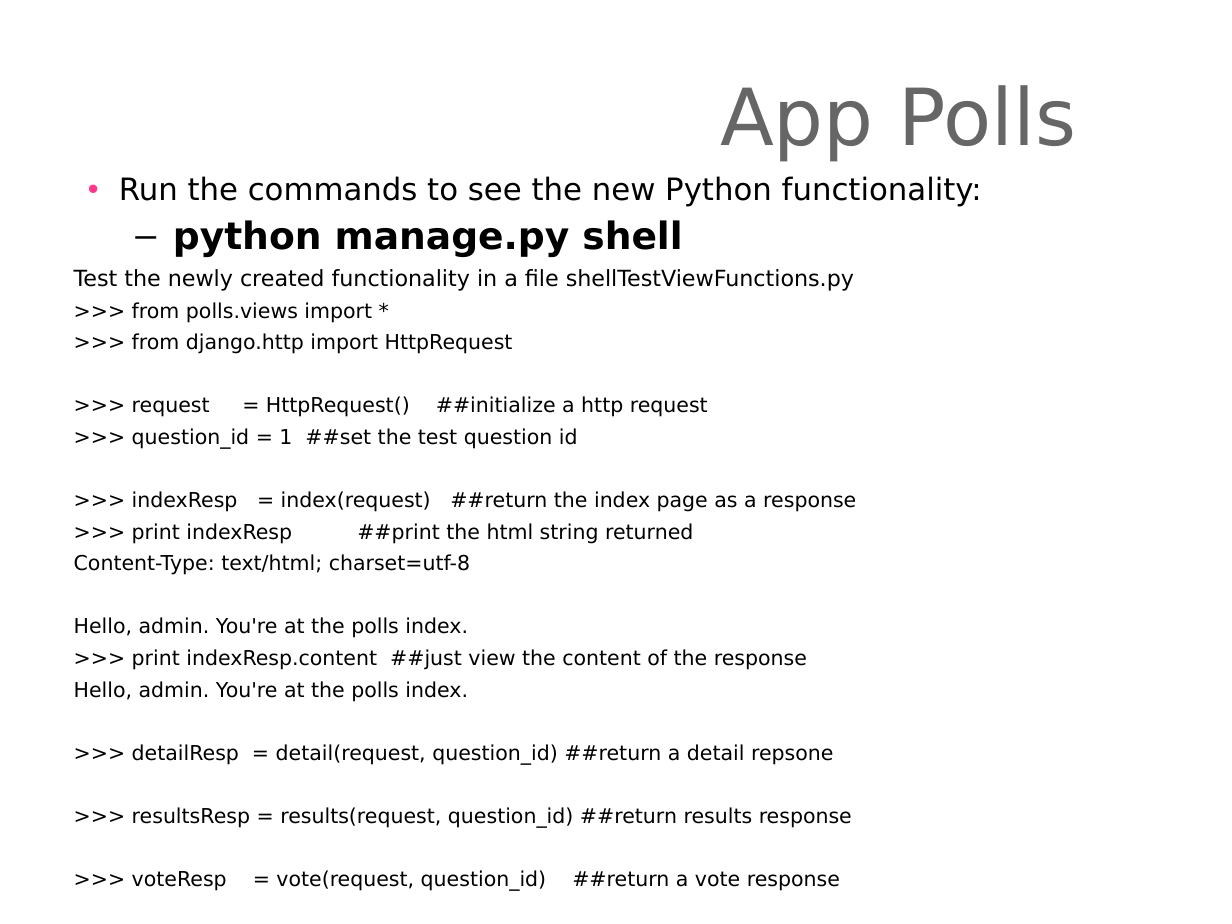
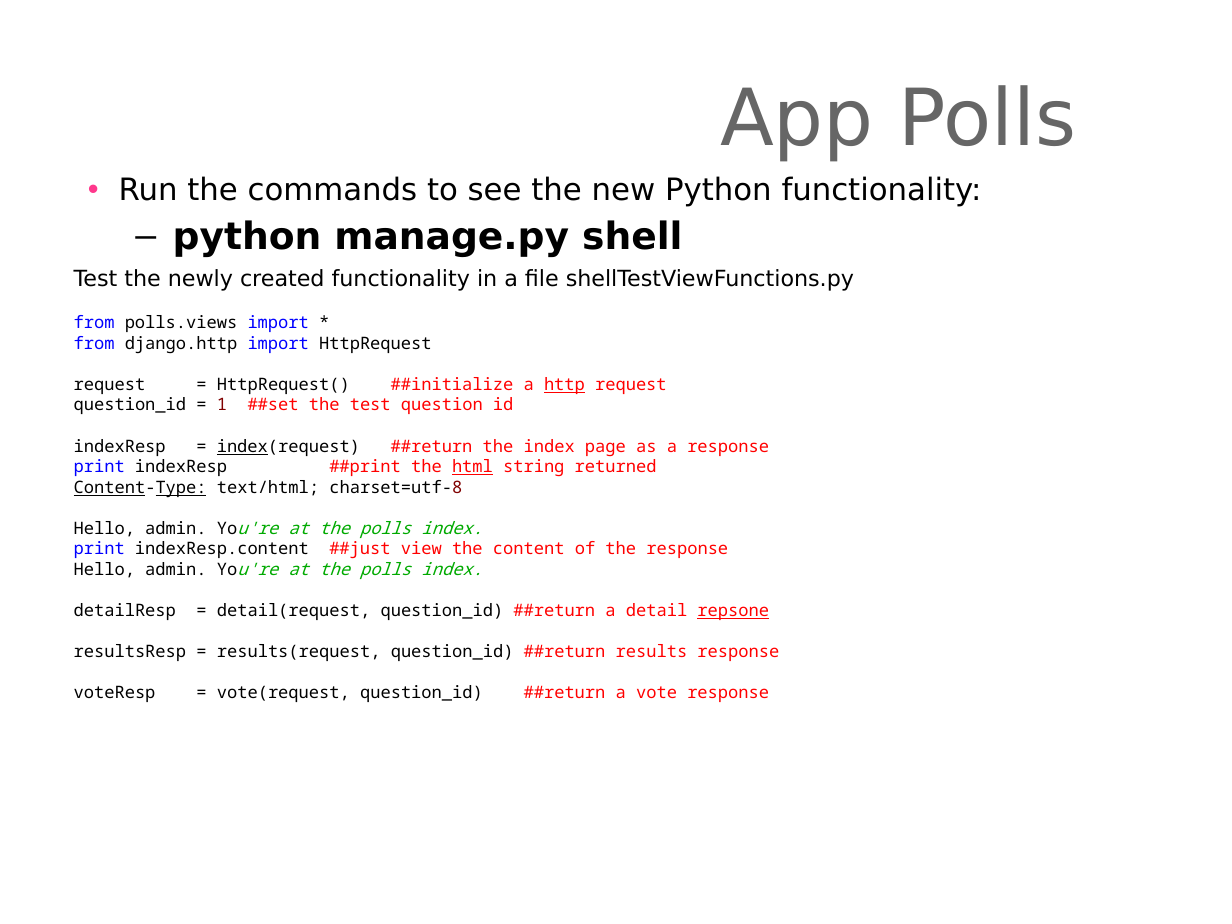
Before and after one commit to derekawilson72/CodeIT-viz-prj, a slide deck: slide 6 of Presentations/djangointroduction-Lesson03.ppt. Drawn at 1232x924 pixels with LibreOffice and Linux fonts; fonts in the diff are those of the drawing; background and template pictures are left out. Boxes give left, top, right and bottom in pixels: in the first picture for what was removed or moved away, otherwise in the second. Text is boxed around its words. In the diff, an @@ line names an element or a change of style, - is before the commit and + after.

```diff
--- a/Presentations/djangointroduction-Lesson03.ppt
+++ b/Presentations/djangointroduction-Lesson03.ppt
@@ text at <box>74,176,982,579</box>: size 12 to 10 pt, font DejaVu Sans to Noto Sans Mono in "Content-Type: text/html; charset=utf-8", "Hello, admin. You're at the polls index.", "Hello, admin. You're at the polls index."; text colour #000000 to #800000 in "charset=utf-8"; underline on in "Content-Type:"; text colour #000000 to #00AA00, italic on in "You're at the polls index.", "You're at the polls index."; indent changed; line spacing 0.9 to 1; less space between paragraphs @@
@@ text at <box>74,315,769,477</box>: text changed; size 12 to 10 pt; font DejaVu Sans to Noto Sans Mono; text colour #000000 to #FF0000 @@
->>> from polls.views import *
->>> from django.http import HttpRequest
->>> request = HttpRequest() ##initialize a http request
->>> question_id = 1 ##set the test question id
->>> indexResp = index(request) ##return the index page as a response
->>> print indexResp ##print the html string returned
+from polls.views import *
+from django.http import HttpRequest
+request = HttpRequest() ##initialize a http request
+question_id = 1 ##set the test question id
+indexResp = index(request) ##return the index page as a response
+print indexResp ##print the html string returned
@@ text at <box>74,541,728,559</box>: text changed; size 12 to 10 pt; font DejaVu Sans to Noto Sans Mono; text colour #000000 to #FF0000 @@
->>> print indexResp.content ##just view the content of the response
+print indexResp.content ##just view the content of the response
@@ text at <box>74,603,779,702</box>: text changed; size 12 to 10 pt; font DejaVu Sans to Noto Sans Mono @@
->>> detailResp = detail(request, question_id) ##return a detail repsone
->>> resultsResp = results(request, question_id) ##return results response
->>> voteResp = vote(request, question_id) ##return a vote response
+detailResp = detail(request, question_id) ##return a detail repsone
+resultsResp = results(request, question_id) ##return results response
+voteResp = vote(request, question_id) ##return a vote response
```
Also in this commit, not shown: 2 other slides changed, 3 other files.
